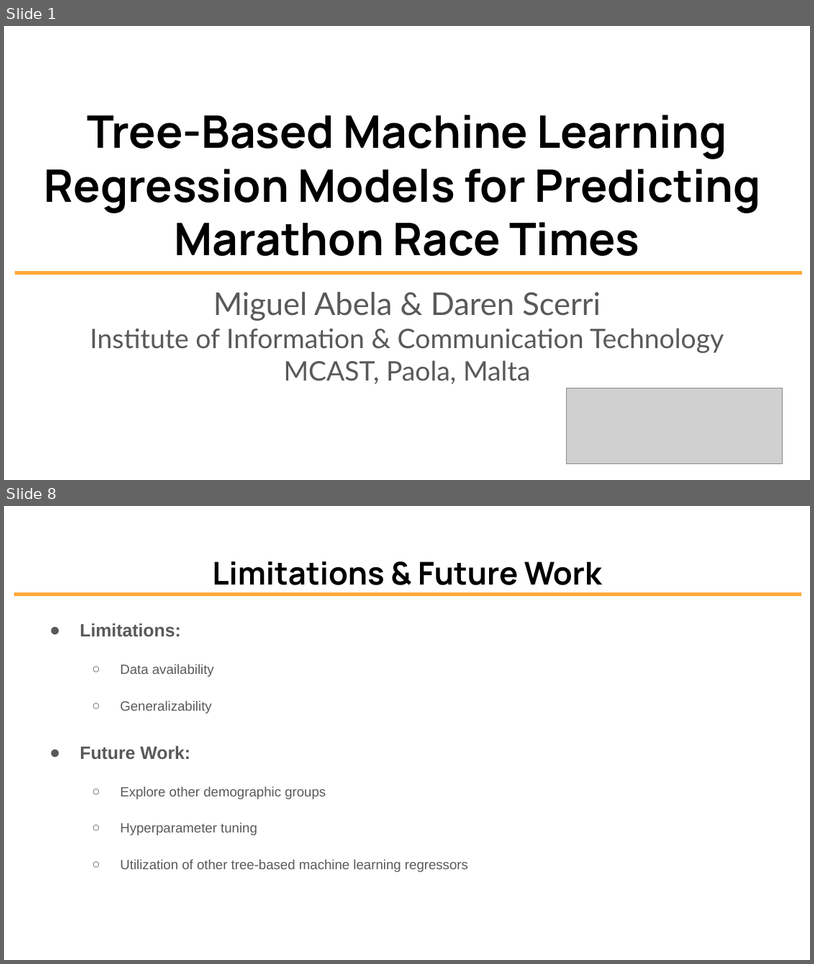
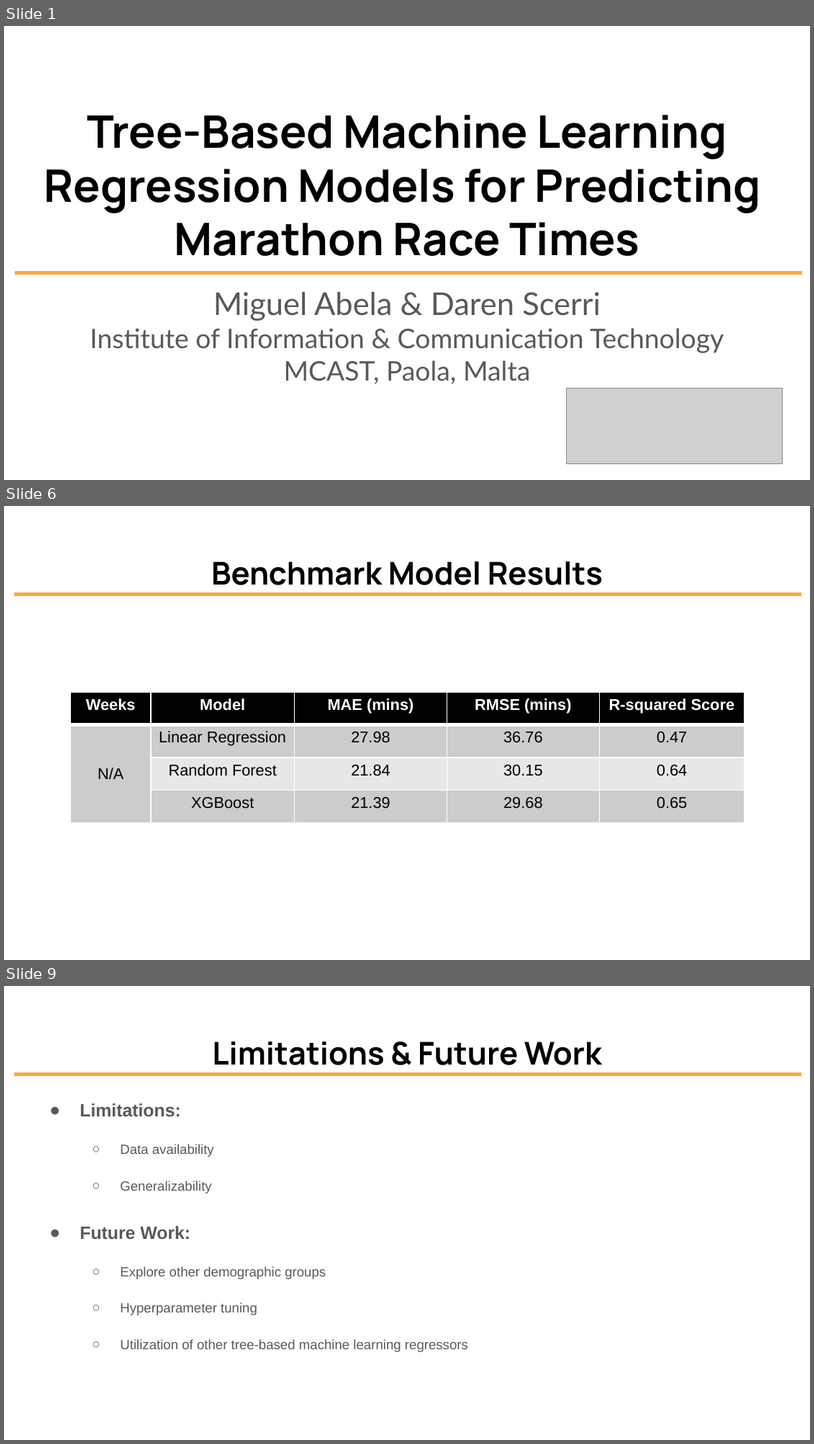
Before and after one commit to miguelabela03/RD2_SWD63A_MiguelAbela, a slide deck: doc/milestone_03/MiguelAbela_SWD63A_RD2_VIVA.pptx. Shown one above the other, each under a label of ours: slides 1 and 8 before the commit, slides 1, 6 and 9 after it; the slides between them are not shown. The pictures are 814x964 and 814x1444 pixels, drawn with LibreOffice and Linux fonts; fonts in the diff are those of the drawing; grey boxes stand for pictures. Boxes give left, top, right and bottom in pixels: in the first picture for what was removed or moved away, otherwise in the second. Text is boxed around its words. In the diff, an @@ line names an element or a change of style, - is before the commit and + after.

```diff
--- a/doc/milestone_03/MiguelAbela_SWD63A_RD2_VIVA.pptx
+++ b/doc/milestone_03/MiguelAbela_SWD63A_RD2_VIVA.pptx
@@ slide 6 added at bbox=[4, 506, 810, 960], background #FFFFFF @@
@@ title added at bbox=[211, 561, 603, 593], 28 pt, text #000000, bold @@
+Benchmark Model Results
@@ line added from (13, 595) to (802, 595), #FEA83A 3 pt @@
@@ table added at bbox=[71, 692, 744, 822], 4 rows, 5 columns @@
+Weeks | Model | MAE (mins) | RMSE (mins) | R-squared Score
+N/A | Linear Regression | 27.98 | 36.76 | 0.47
+ | Random Forest | 21.84 | 30.15 | 0.64
+ | XGBoost | 21.39 | 29.68 | 0.65
@@ what was slide 8 is now slide 9 @@
```
Also in this commit, not shown: 6 slides changed, 2 other files.
